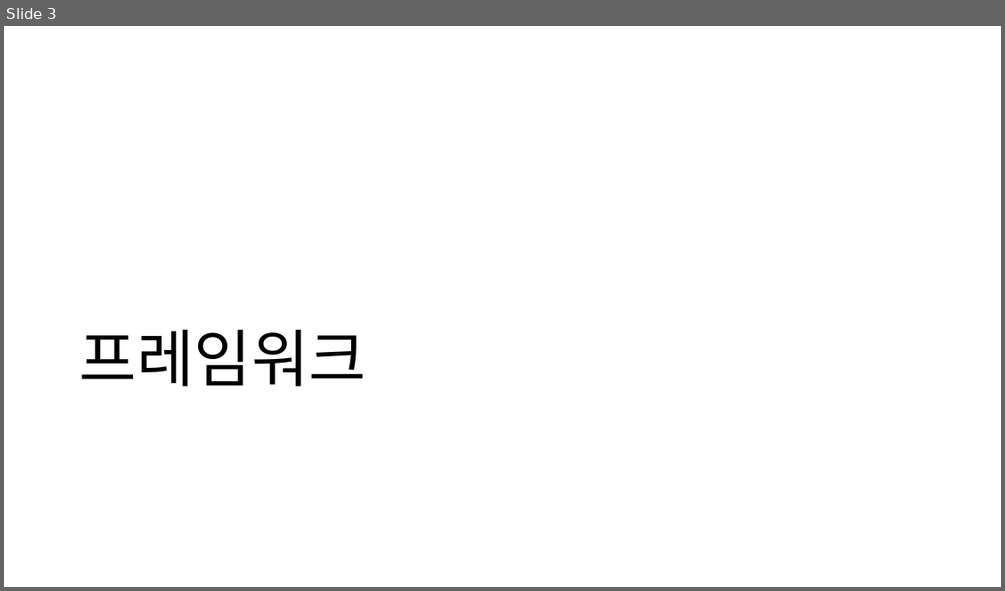
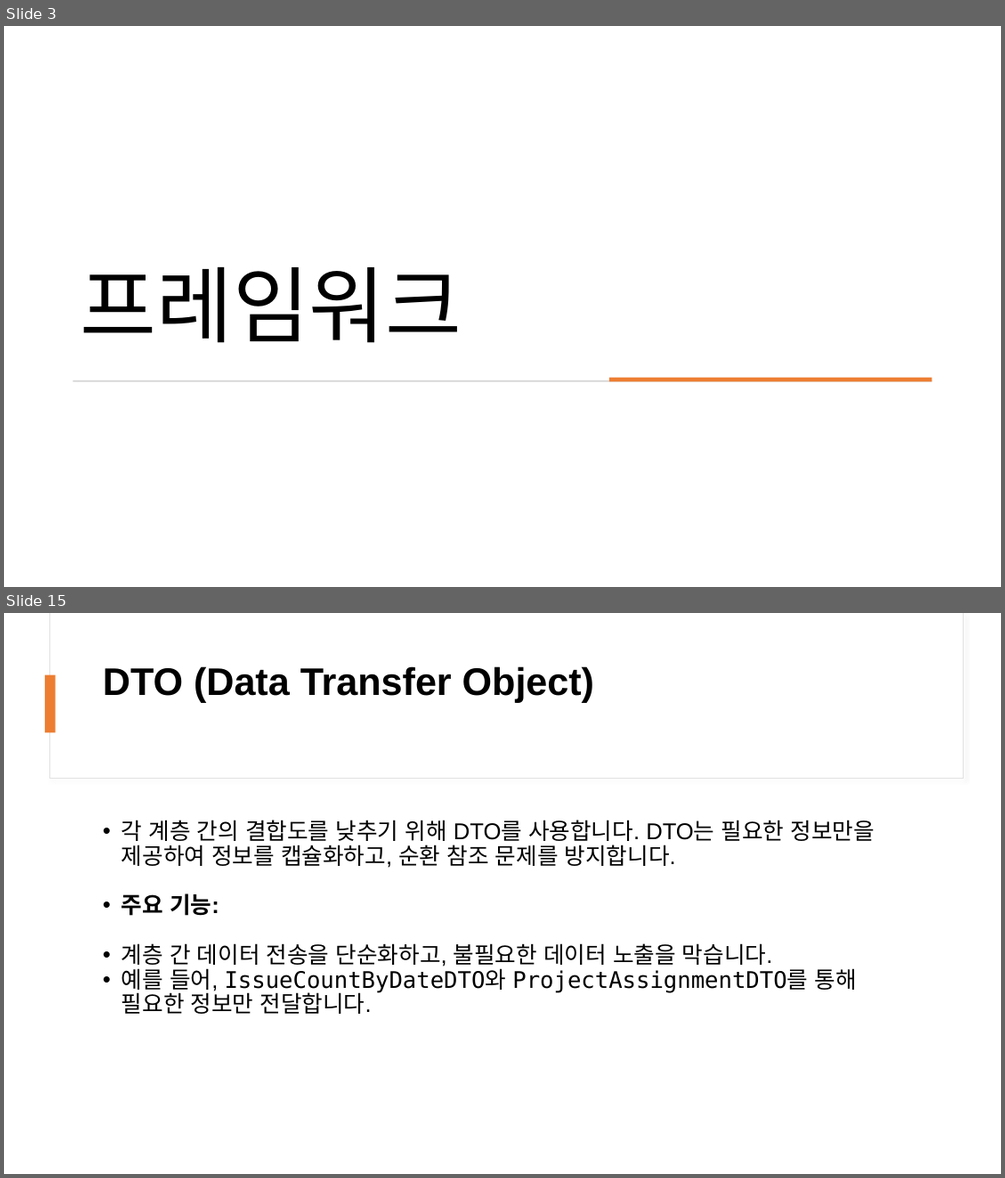
Before and after one commit to Son2kwon/SE_Project, a slide deck: Non-Coding-Region/SE_project 동영상 용 PPT.pptx. Shown one above the other, each under a label of ours: slide 3 before the commit, slides 3 and 15 after it; the slides between them are not shown. The pictures are 1005x591 and 1005x1178 pixels, drawn with LibreOffice and Linux fonts; fonts in the diff are those of the drawing. Boxes give left, top, right and bottom in pixels: in the first picture for what was removed or moved away, otherwise in the second. Text is boxed around its words. In the diff, an @@ line names an element or a change of style, - is before the commit and + after.

```diff
--- a/Non-Coding-Region/SE_project 동영상 용 PPT.pptx
+++ b/Non-Coding-Region/SE_project 동영상 용 PPT.pptx
@@ slide 15 added at (4,613,1001,1174), background #FFFFFF @@
@@ rectangle added at (49,613,963,779), fill #FFFFFF, outline #E1E1E1 0.75 pt @@
@@ rectangle added at (50,613,963,778), fill #FFFFFF @@
@@ rectangle added at (45,675,56,732), fill #ED7D31 @@
@@ title added at (103,666,594,703), 37 pt, text #000000, bold @@
+DTO (Data Transfer Object)
@@ text added at (121,819,874,1013), 22 pt, text #000000 @@
+• 각 계층 간의 결합도를 낮추기 위해 DTO를 사용합니다. DTO는 필요한 정보만을 제공하여 정보를 캡슐화하고, 순환 참조 문제를 방지합니다.
+• 주요 기능:
+• 계층 간 데이터 전송을 단순화하고, 불필요한 데이터 노출을 막습니다.
+• 예를 들어, IssueCountByDateDTO와 ProjectAssignmentDTO를 통해 필요한 정보만 전달합니다.
@@ slide 3 changed as well @@
@@ title "프레임워크": place and size @@
-title "프레임워크" at (80,329,366,386)
+title "프레임워크" at (80,266,461,343)
@@ title "프레임워크" at (80,266,461,343): size 60 to 80 pt @@
@@ rectangle added at (73,380,932,382), fill #D5D5D5 @@
@@ rectangle added at (609,378,932,382), fill #ED7D31 @@
```
Also in this commit, not shown: 3 other slides changed, 24 other slides added, 1 slide removed.
